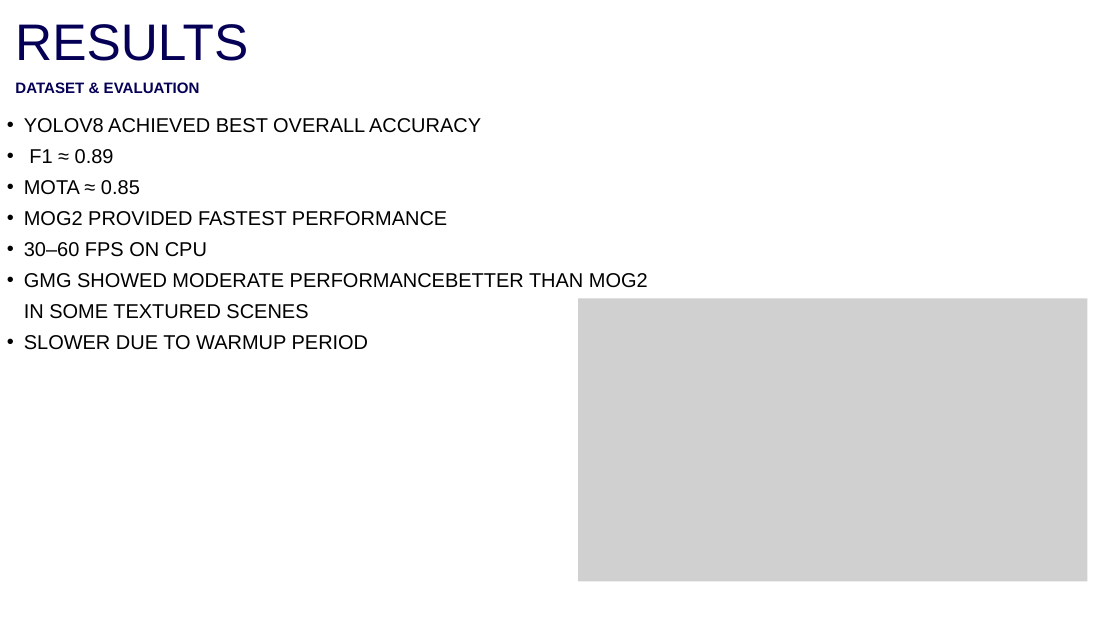
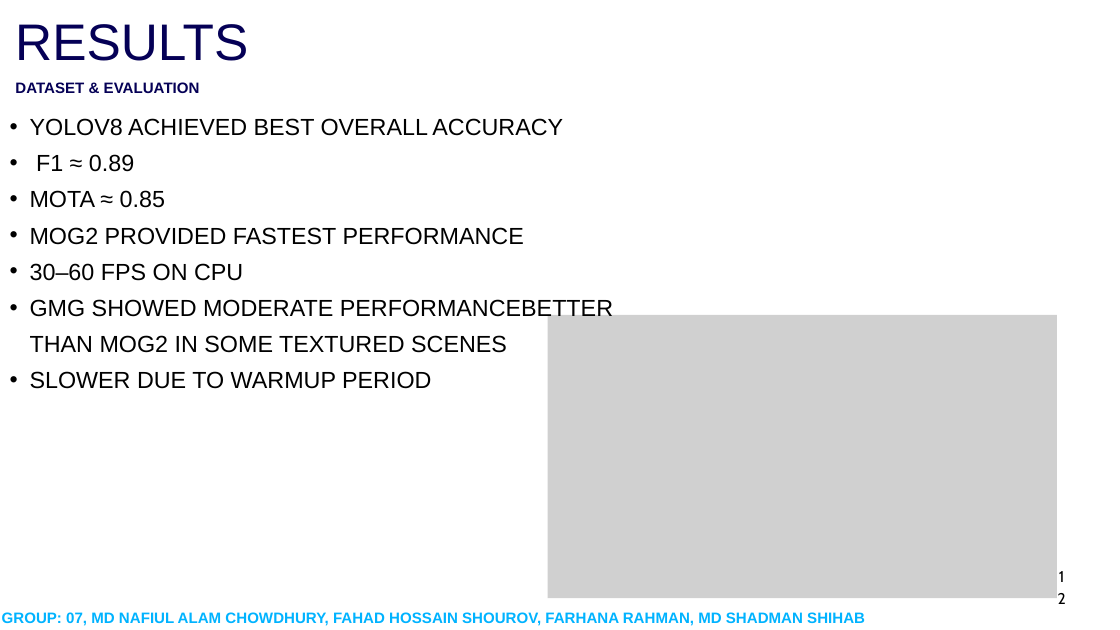
Before and after one commit to cyanide10/cse445project, a slide deck: slide 12 of other/445presentation.pptx (slide 9 before the commit). Drawn at 1120x630 pixels with LibreOffice and Linux fonts; fonts in the diff are those of the drawing; grey boxes stand for pictures; background and template pictures are left out. Boxes give left, top, right and bottom in pixels: in the first picture for what was removed or moved away, otherwise in the second. Text is boxed around its words. In the diff, an @@ line names an element or a change of style, - is before the commit and + after.

```diff
--- a/other/445presentation.pptx
+++ b/other/445presentation.pptx
@@ text "YOLOV8 ACHIEVED BEST OVERALL ACCURACY" at [30,118,613,389]: size 25.6 to 30 pt; indent changed; line spacing 39.8pt to 46.5pt @@
@@ picture: place and size @@
-picture at [578,298,1087,581]
+picture at [548,315,1057,598]
@@ text added at [1057,564,1067,576], 20 pt, text #000000 @@
+12
@@ text added at [2,612,865,626], 19.4 pt, text gradient #00B3FF to #3A459B, bold @@
+GROUP: 07, MD NAFIUL ALAM CHOWDHURY, FAHAD HOSSAIN SHOUROV, FARHANA RAHMAN, MD SHADMAN SHIHAB
```
Also in this commit, not shown: 11 other slides changed, 5 slides added, 1 slide removed.
